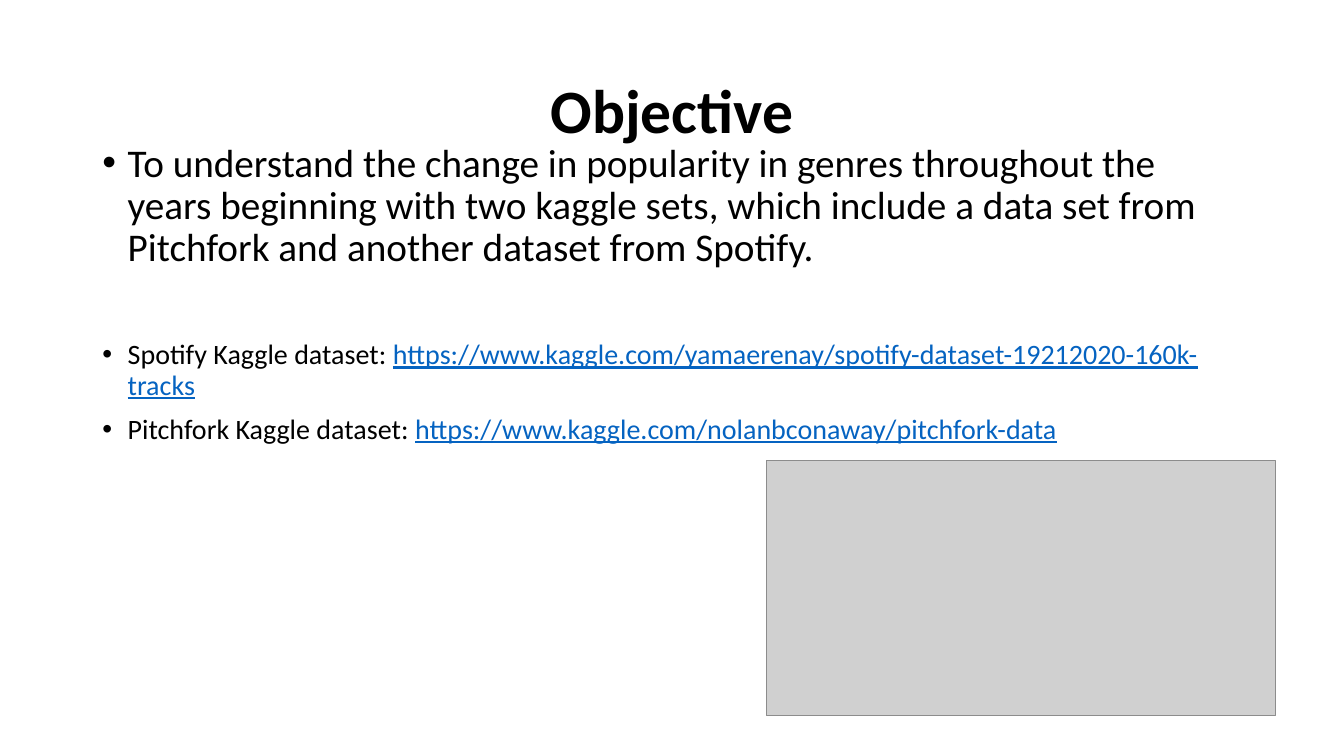
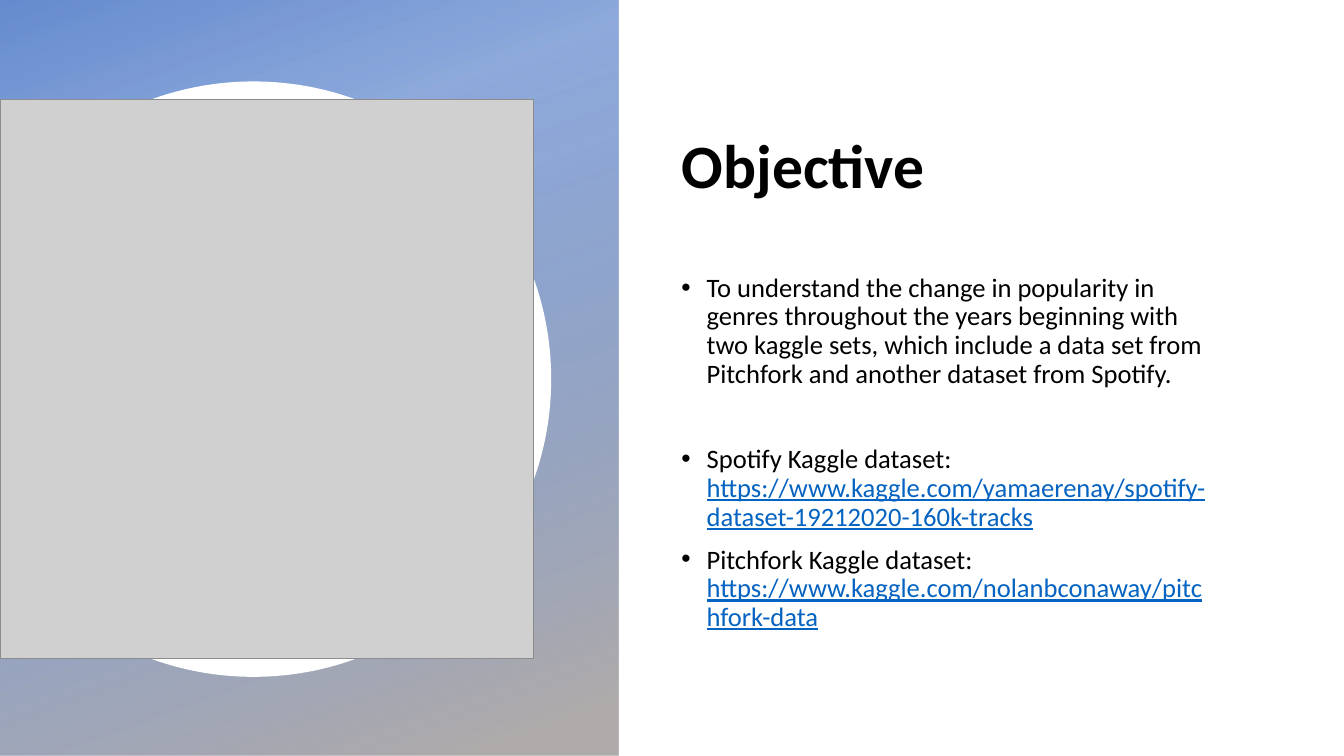
Before and after one commit to Mahamoud8/Project-2-GT, a slide deck: slide 3 of Team Heptagon.pptx. Drawn at 1344x756 pixels with LibreOffice and Linux fonts; fonts in the diff are those of the drawing; grey boxes stand for pictures; background and template pictures are left out. Boxes give left, top, right and bottom in pixels: in the first picture for what was removed or moved away, otherwise in the second. Text is boxed around its words. In the diff, an @@ line names an element or a change of style, - is before the commit and + after.

Commit message:
update

```diff
--- a/Team Heptagon.pptx
+++ b/Team Heptagon.pptx
@@ rectangle added at (0, 0, 619, 756), fill gradient #4472C4 to #AFABAB @@
@@ freeform shape added at (0, 82, 552, 678), fill #FFFFFF @@
@@ title "Objective": place and size @@
-title "Objective" at (550, 89, 793, 144)
+title "Objective" at (682, 144, 925, 199)
@@ title "Objective" at (682, 144, 925, 199): alignment centre to left @@
@@ picture: place and size @@
-picture at (766, 461, 1276, 716)
+picture at (0, 100, 533, 658)
@@ text "To understand the change in ...": place and size @@
-text "To understand the change in ..." at (128, 149, 1197, 444)
+text "To understand the change in ..." at (707, 278, 1206, 630)
@@ text "To understand the change in ..." at (707, 278, 1206, 630): size 28 to 19 pt in "To understand the change in popularity in ..."; size 20 to 19 pt in "Spotify Kaggle dataset: https://www.kaggle.com/yamaerenay/sp ...", "Pitchfork Kaggle dataset: https://www.kaggle.com/nolanbconaw ..."; vertical alignment top to middle @@
```
